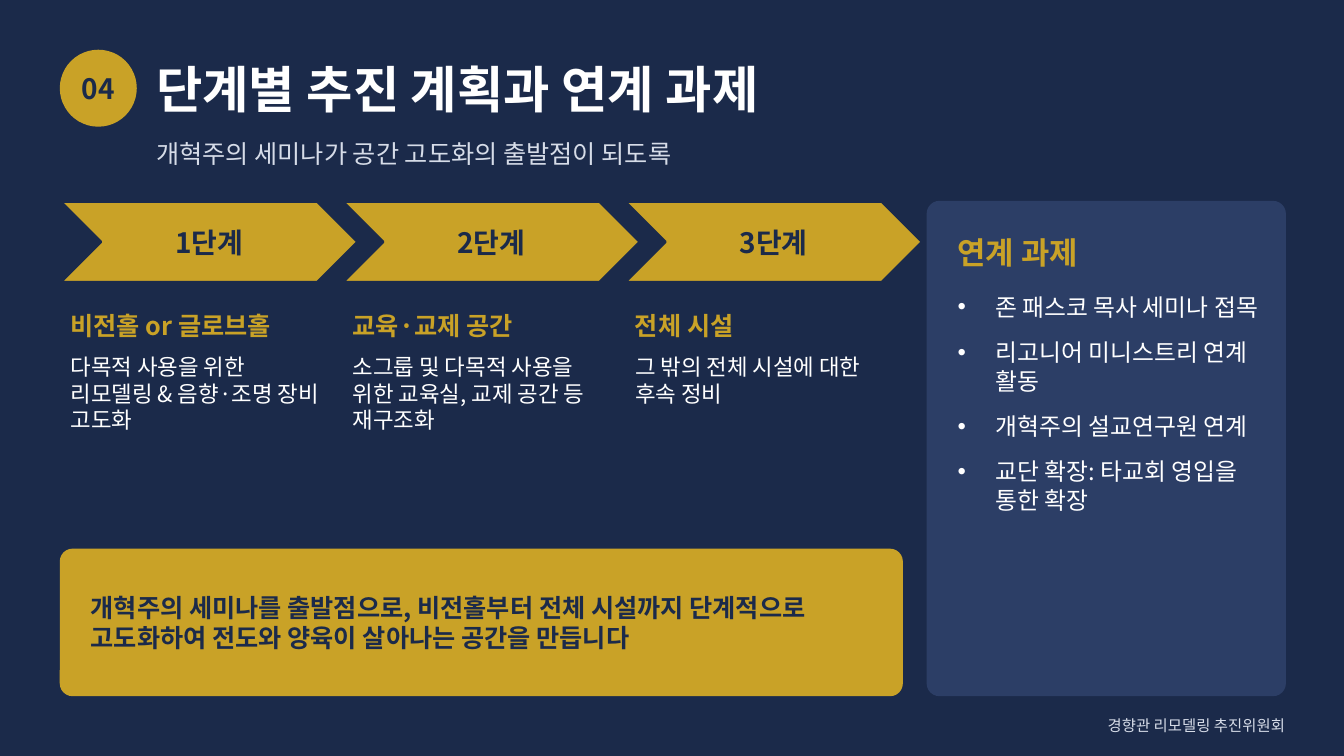
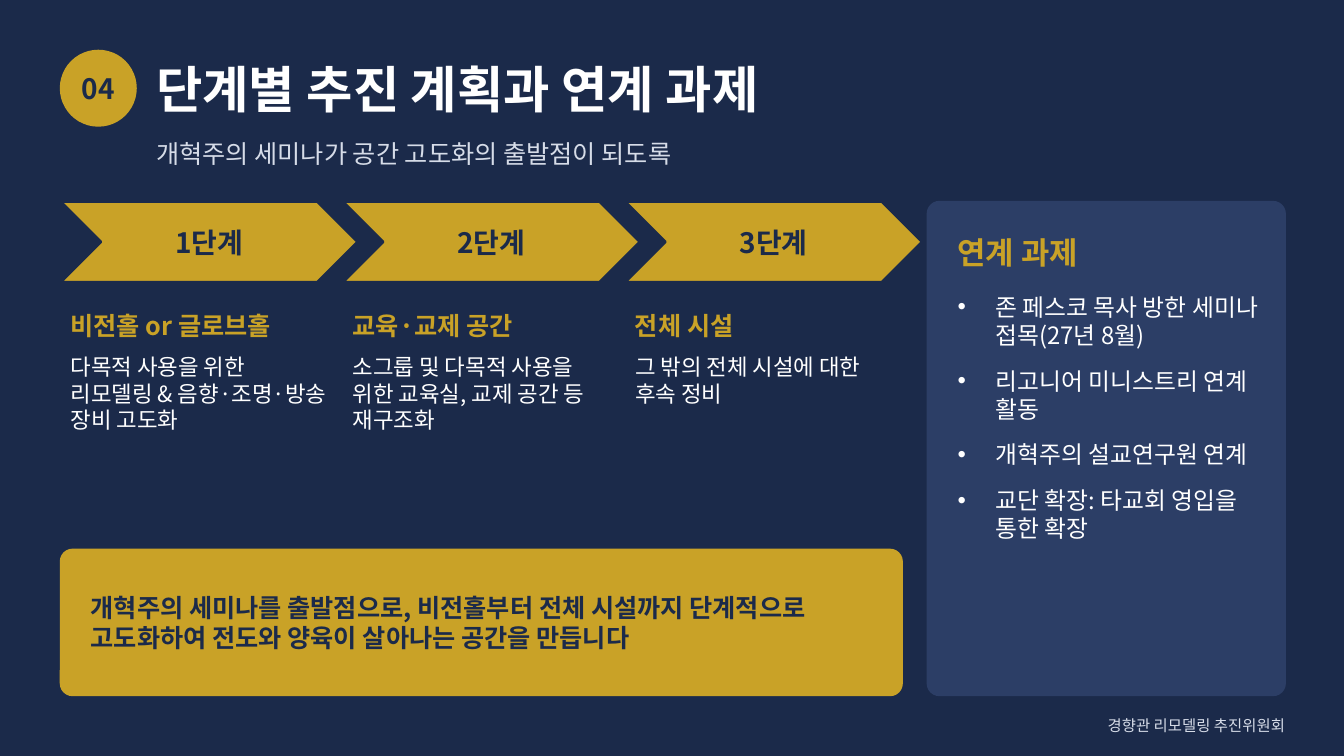
Before and after one commit to kgsdoing21-lab/-, a slide deck: slide 5 of 경향관_리모델링_추진위원회.pptx. Drawn at 1344x756 pixels with LibreOffice and Linux fonts; fonts in the diff are those of the drawing. Boxes give left, top, right and bottom in pixels: in the first picture for what was removed or moved away, otherwise in the second. Text is boxed around its words. In the diff, an @@ line names an element or a change of style, - is before the commit and + after.

```diff
--- a/경향관_리모델링_추진위원회.pptx
+++ b/경향관_리모델링_추진위원회.pptx
@@ text at (x1=995, y1=296, x2=1258, y2=349): text changed @@
-• 존 패스코 목사 세미나 접목
+• 존 페스코 목사 방한 세미나 접목(27년 8월)
@@ text at (x1=71, y1=356, x2=326, y2=430): text changed @@
-다목적 사용을 위한 리모델링 & 음향·조명 장비 고도화
+다목적 사용을 위한 리모델링 & 음향·조명·방송 장비 고도화
```
Also in this commit, not shown: 2 other slides changed.
